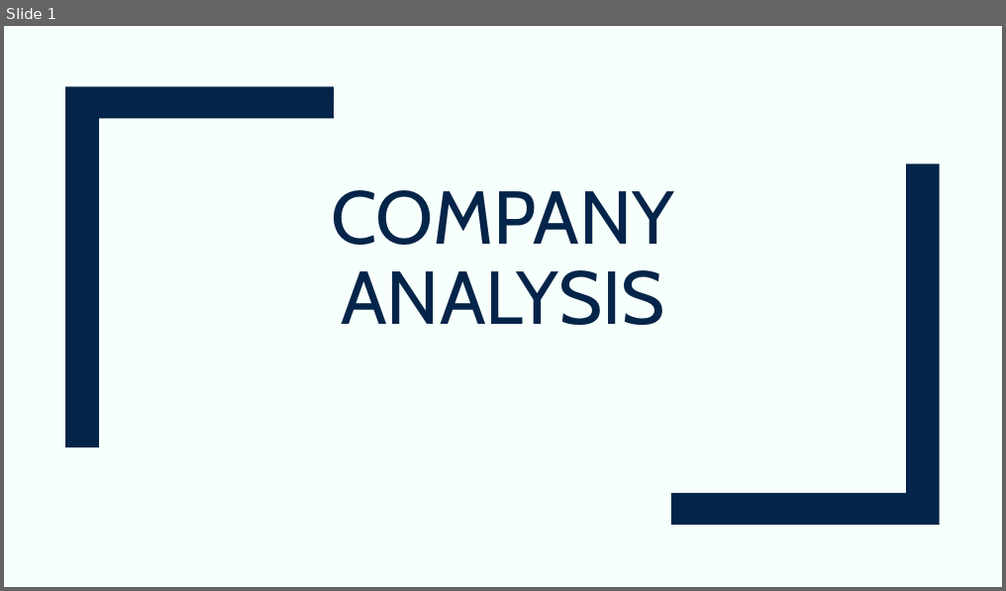
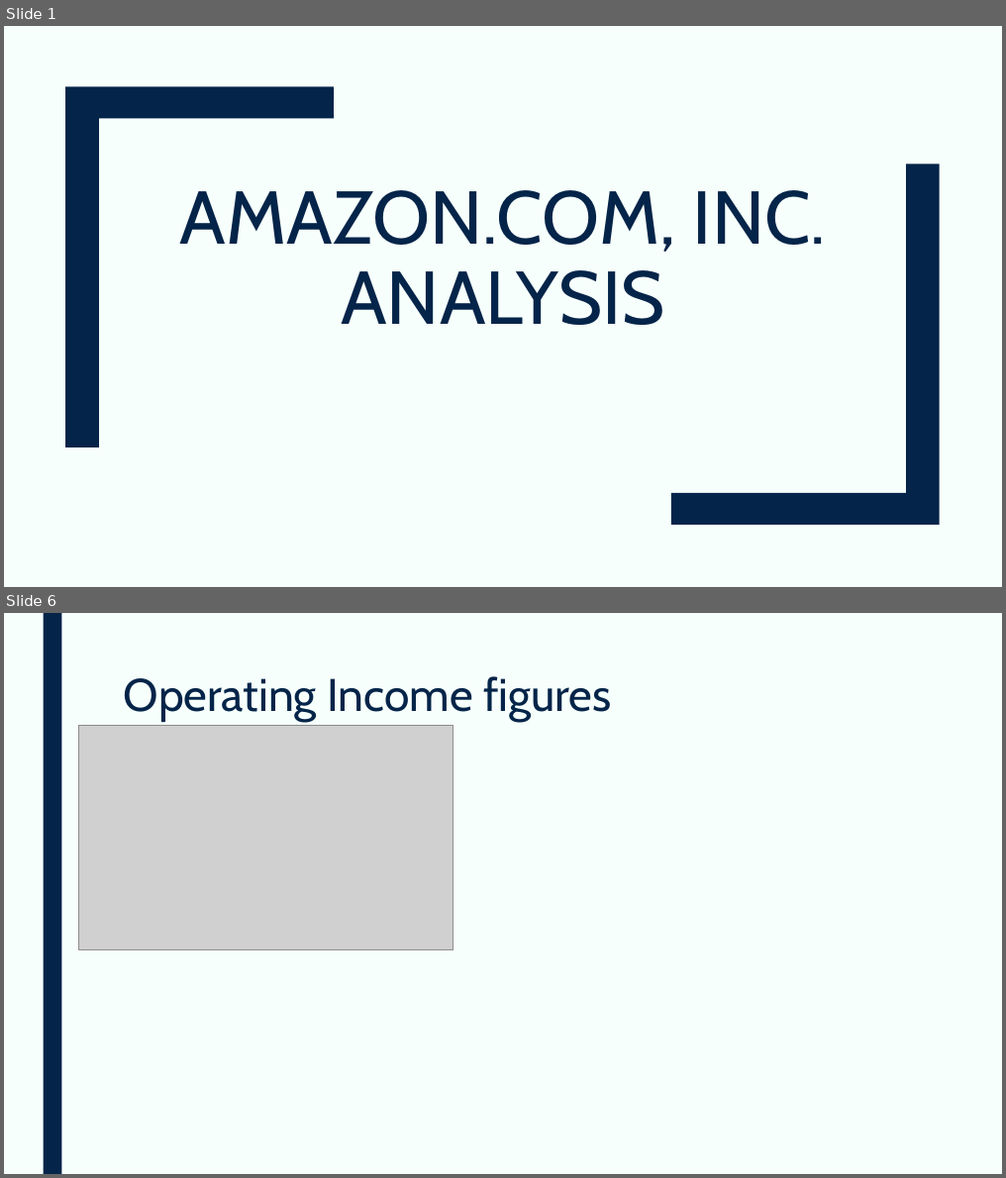
Before and after one commit to devangovind/AMUCLDISS, a slide deck: fastapi-backend/app/pres/output.pptx. Shown one above the other, each under a label of ours: slide 1 before the commit, slides 1 and 6 after it; the slides between them are not shown. The pictures are 1006x591 and 1006x1178 pixels, drawn with LibreOffice and Linux fonts; fonts in the diff are those of the drawing; grey boxes stand for pictures. Boxes give left, top, right and bottom in pixels: in the first picture for what was removed or moved away, otherwise in the second. Text is boxed around its words. In the diff, an @@ line names an element or a change of style, - is before the commit and + after.

```diff
--- a/fastapi-backend/app/pres/output.pptx
+++ b/fastapi-backend/app/pres/output.pptx
@@ slide 6 added at (4,613,1002,1174), background #F6FFFB @@
@@ rectangle added at (43,613,61,1174), fill #042449 @@
@@ title added at (124,676,611,722), 44 pt, text #042449 @@
+Operating Income figures
@@ picture added at (79,725,453,950) @@
@@ slide 1 changed as well @@
@@ title at (180,190,826,325): text changed @@
-COMPANY ANALYSIS
+AMAZON.COM, INC. ANALYSIS
```
Also in this commit, not shown: 1 other slide changed, 8 other slides added, 8 other files.
